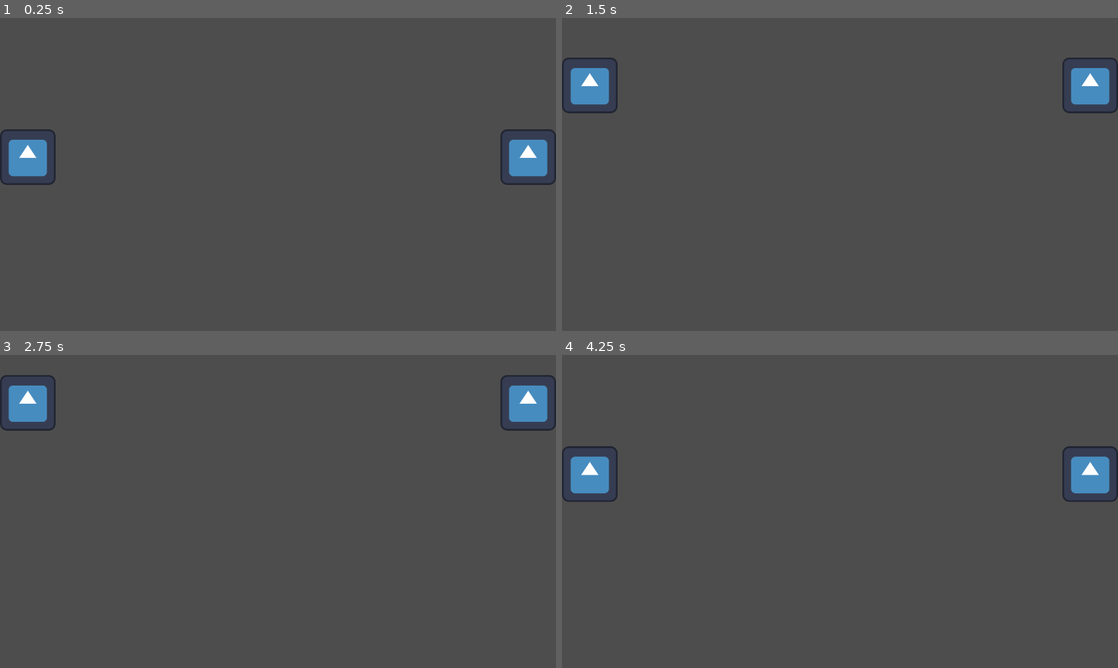
Above: before the commit, frames 1-4 (two rows, left to right).
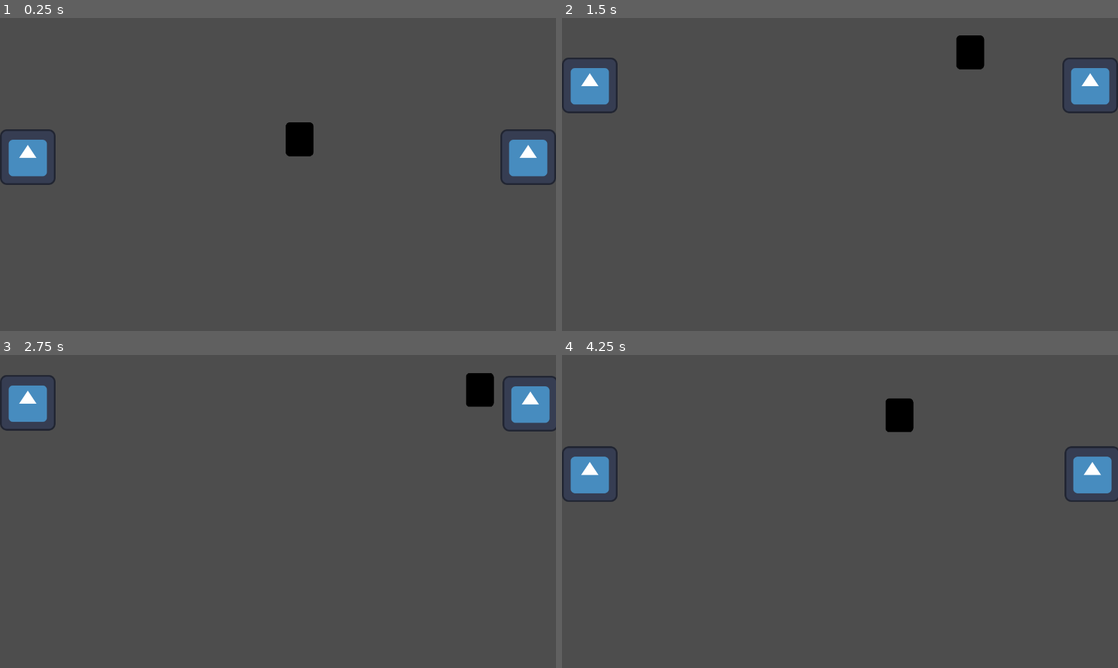
Above: after the commit, the same moments.

Repository: thejacer87/Pong
Game: Godot game, scene res://Main.tscn
The game is run twice, just before and just after one commit, with the same random seed, the same clock (stepped at 60 frames per second) and the same inputs. The engine's default icon, where the game draws it, is replaced by a stand-in: a white triangle on a blue panel in a dark square.
Inputs:
- Up to frame 1 (0.25 s): no input
- Up to frame 2 (1.5 s): hold Up (ui_up) 0.53-1.28 s; hold Down (ui_down) from 1.28 s (still down)
- Up to frame 3 (2.75 s): release Down (ui_down) at 2.03 s; hold Up (ui_up) from 2.03 s (still down)
- Up to frame 4 (4.25 s): release Up (ui_up) at 3.53 s; hold Down (ui_down) from 3.53 s (still down)

The runs differ from the first frame. In frame 1, 0.5% of the frame differs, in the area x 51-57%, y 33-45%; in frame 2, 0.5%; in frame 3, 1.0%, in the area x 83-100%, y 5-25%; in frame 4, 0.9%.

Commit message:
add ball

Diff:
--- /dev/null
+++ b/Ball.gd
@@ -0,0 +1,20 @@
+extends CharacterBody2D
+
+@export var speed = 200
+
+var direction = Vector2.ZERO
+
+# Called when the node enters the scene tree for the first time.
+func _ready():
+	direction.x = [-1,1][randi() % 2]
+	direction.y = [-0.8,0.8][randi() % 2]
+	pass # Replace with function body.
+
+
+# Called every frame. 'delta' is the elapsed time since the previous frame.
+func _physics_process(delta):
+	velocity = direction * speed
+
+	var collision = move_and_collide(direction * speed * delta)
+	if collision:
+		direction = direction.bounce(collision.get_normal())
--- a/Ball.tscn
+++ b/Ball.tscn
@@ -1,18 +1,20 @@
-[gd_scene load_steps=3 format=3 uid="uid://bi1fn5mygw6wp"]
+[gd_scene load_steps=4 format=3 uid="uid://b4mgrn4k371np"]
 
-[sub_resource type="Texture2D" id="Texture2D_wy1ee"]
-resource_local_to_scene = false
-resource_name = ""
+[ext_resource type="Script" path="res://Ball.gd" id="1_hjfog"]
+[ext_resource type="Texture2D" uid="uid://gihtlhqwdv4d" path="res://icon.svg" id="1_taf05"]
 
 [sub_resource type="CircleShape2D" id="CircleShape2D_hyg5h"]
 
-[node name="Ball" type="Node2D"]
+[node name="Ball" type="CharacterBody2D"]
 position = Vector2(0, 1)
 scale = Vector2(1.19313, 1.19313)
+script = ExtResource("1_hjfog")
 
 [node name="Sprite2D" type="Sprite2D" parent="."]
-modulate = Color(0, 1, 1, 1)
-texture = SubResource("Texture2D_wy1ee")
+modulate = Color(0, 0, 0, 1)
+position = Vector2(0, -0.838135)
+scale = Vector2(0.419066, 0.506548)
+texture = ExtResource("1_taf05")
 
 [node name="CollisionShape2D" type="CollisionShape2D" parent="."]
 shape = SubResource("CircleShape2D_hyg5h")
--- a/Paddle.gd
+++ b/Paddle.gd
@@ -1,11 +1,6 @@
 extends CharacterBody2D
 
-
 const SPEED = 300.0
-const JUMP_VELOCITY = -400.0
-
-# Get the gravity from the project settings to be synced with RigidBody nodes.
-var gravity = ProjectSettings.get_setting("physics/2d/default_gravity")
 
 func _physics_process(delta):
 
Not shown: 1 places in Main.tscn that only renumber resources
